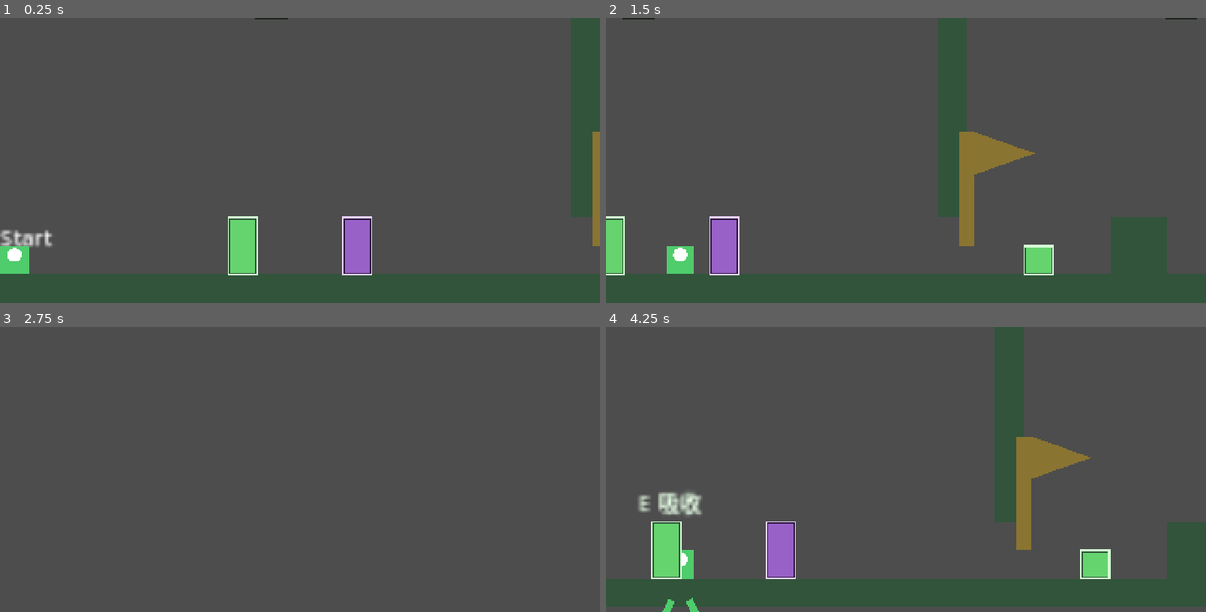
Above: before the commit, frames 1-4 (two rows, left to right).
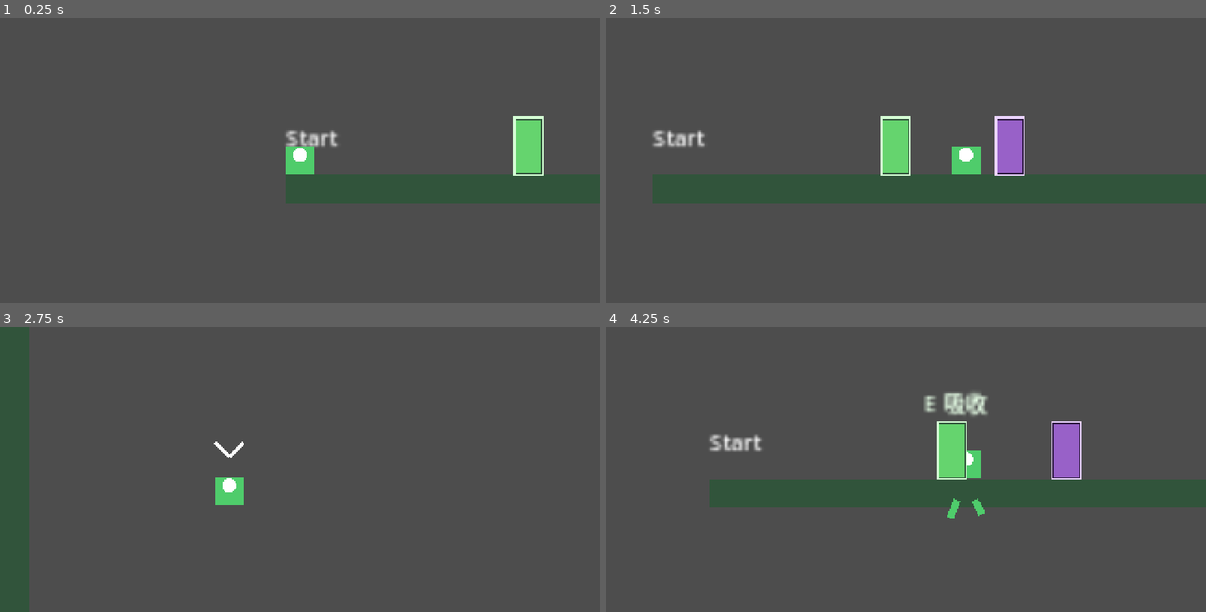
Above: after the commit, the same moments.

Repository: coicy/Yiguang-GGJ
Game: Godot game, scene res://scenes/app/main.tscn
The game is run twice, just before and just after one commit, with the same random seed, the same clock (stepped at 60 frames per second) and the same inputs.
Inputs (mouse positions are in pixels of both pictures, inside the frame that each line leads up to):
- Up to frame 1 (0.25 s): no input
- Up to frame 2 (1.5 s): tap Enter at 0.5 s; move the mouse to (1038, 146) at 0.52 s; press the mouse at (1038, 146) at 0.53 s; hold D (move_right) 0.53-1.25 s; tap Space (jump) at 0.77 s; release the mouse at (1038, 146) at 1.25 s; drag from (786, 174) to (678, 208) at 1.27 s
- Up to frame 3 (2.75 s): tap R (restart) at 2 s; move the mouse to (360, 406) at 2.02 s; press the mouse at (360, 406) at 2.03 s; hold A (move_left) from 2.03 s (still down)
- Up to frame 4 (4.25 s): release A (move_left) at 2.75 s; release the mouse at (966, 406) at 2.75 s; drag from (876, 526) to (726, 426) at 2.77 s; move the mouse to (1086, 512) at 3.52 s; press the mouse at (1086, 512) at 3.53 s; hold D (move_right) from 3.53 s (still down); tap Space (jump) at 3.77 s

The runs differ from the first frame. In frame 1, 23% of the frame differs, in the area x 0-100%, y 0-100%; in frame 2, 30%; in frame 3, 5.4%; in frame 4, 29%.

Commit message:
fix: keep whitebox camera centred on player

Diff:
--- a/scenes/levels/json_whitebox_level.gd
+++ b/scenes/levels/json_whitebox_level.gd
@@ -17,6 +17,7 @@
 const CHECKPOINT_SCENE: PackedScene = preload("res://features/level/checkpoint.tscn")
 const DAMAGE_MACHINE_SCENE: PackedScene = preload("res://features/level/damage_machine.tscn")
 
+const REFERENCE_VIEWPORT_SIZE := Vector2(1344.0, 640.0)
 const DAMAGE_MACHINE_TRAVEL_DISTANCE := 32.0
 const DAMAGE_MACHINE_TRAVEL_SPEED := 64.0
 const CAMERA_DRAG_MARGIN_HORIZONTAL := 0.2
@@ -25,7 +26,7 @@
 
 var _player: Player
 var _spawn_position := Vector2.ZERO
-var _camera_rect := Rect2(Vector2.ZERO, Vector2(336.0, 160.0))
+var _camera_frame_size := Vector2(336.0, 160.0)
 var _world_bounds := Rect2()
 var _has_world_bounds := false
 var _entity_nodes: Dictionary = {}
@@ -108,7 +109,7 @@
 				_entity_identifiers[entity_id] = identifier
 				_entity_links[entity_id] = _linked_entity_ids(entity)
 				if identifier == "Camera":
-					_camera_rect = _entity_rect(entity, world_offset)
+					_camera_frame_size = _entity_rect(entity, world_offset).size
 	for source_id: String in _entity_links:
 		if _entity_identifiers.get(source_id) != "MoveableCube":
 			continue
@@ -453,9 +454,12 @@
 func _create_camera() -> void:
 	var camera := Camera2D.new()
 	camera.name = "Camera"
-	# The source Camera instance is 336 x 160 world pixels at the 1344 x 640 reference viewport.
-	camera.zoom = Vector2(4.0, 4.0)
-	camera.position = _camera_rect.get_center() - _player.global_position
+	# The source Camera frame controls zoom; a zero local position keeps the follow target on the player.
+	var zoom_scale := minf(
+		REFERENCE_VIEWPORT_SIZE.x / maxf(_camera_frame_size.x, 1.0),
+		REFERENCE_VIEWPORT_SIZE.y / maxf(_camera_frame_size.y, 1.0)
+	)
+	camera.zoom = Vector2.ONE * zoom_scale
 	camera.drag_horizontal_enabled = true
 	camera.drag_vertical_enabled = true
 	camera.drag_left_margin = CAMERA_DRAG_MARGIN_HORIZONTAL
--- a/tests/scene/test_json_whitebox_level.gd
+++ b/tests/scene/test_json_whitebox_level.gd
@@ -45,8 +45,9 @@
 				camera_rect = _world_rect(entity, source_level)
 	var player := level.get_node("Player") as Player
 	var camera := player.get_node("Camera") as Camera2D
-	assert(camera.zoom.is_equal_approx(Vector2(4.0, 4.0)))
-	assert(camera.position.is_equal_approx(camera_rect.get_center() - player.global_position))
+	var expected_zoom := minf(1344.0 / camera_rect.size.x, 640.0 / camera_rect.size.y)
+	assert(camera.zoom.is_equal_approx(Vector2.ONE * expected_zoom))
+	assert(camera.position.is_zero_approx(), "Camera follow must be centred on the player; drag margins provide the look-ahead effect.")
 	assert(camera.limit_left == int(expected_bounds.position.x))
 	assert(camera.limit_top == int(expected_bounds.position.y))
 	assert(camera.limit_right == int(expected_bounds.end.x))
